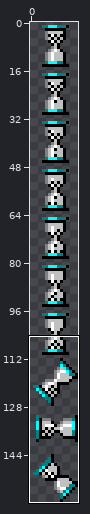
Sprite sheet, stored at Icons/Chicago95/animations/16/spinner.png. The first picture is a wide view before the edit; the outline marks the close-up.
Close-up. Before the edit:
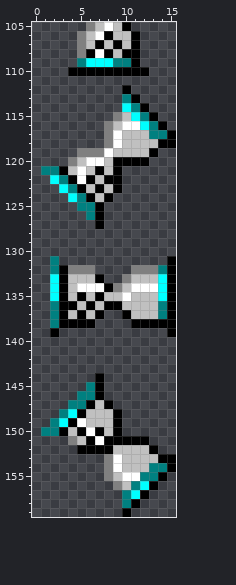
The file is 16x160 pixels. Shown: x 0..15, y 105..159.
New version:
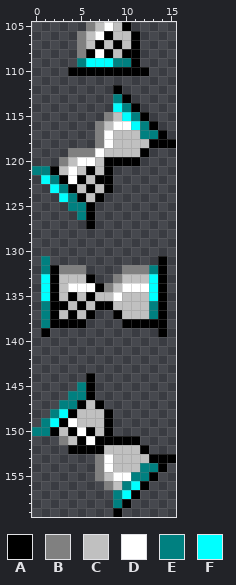
Palette (. is transparent): A #000000  B #808080  C #c0c0c0  D #ffffff  E #008080  F #00ffff
Commit: Oops, forgot some spinner / process-working animations
Changes in this commit:
Changed rows in their new state; - is an unchanged pixel.
first column x 0:
112 ---------A.-----
113 ---------EA.----
114 ---------FEA.---
115 --------BCFEA.--
116 -------BCD-FEA.-
117 -------BDC--E-A.
118 -------BDC---A--
119 ----B--DC---A.--
120 ---BCD-CA---.---
121 E-ACDCACA.------
122 -FEADACA-.------
123 --FEACACA.------
124 ---FEACA.-------
125 ----E-A.--------
126 -----EA.--------
127 ------A.--------
first column x 1:
131 E.-----------A.
132 EAB--.---B--EA.
133 FAC--A.-BC--FA.
134 FACD--ABCD--FA.
135 FACACAC-DC--FA.
136 EA-CACA-C---EA.
137 EACACA.-AC--EA.
138 EA---.---A----.
139 A.-----------A.
first column x 0:
144 ------A.--------
145 -----EA.--------
146 ----E-A.--------
147 ---E-ACA.-------
148 --EFAC--A.------
149 -EFADC--A.------
150 E-ACADACA.------
151 ---BCADA----.---
152 ----A---C---A.--
153 -------BDC---A--
154 -------BDC--E-A.
155 -------BCD-E-A.-
156 --------BCEFA.--
157 ---------EFA.---
158 ---------EA.----
159 ---------A.-----
Changed places in both close-ups, as pixel boxes (x1, y1, x2, y2):
changed: (32, 85, 176, 337)
changed: (32, 373, 176, 517)
